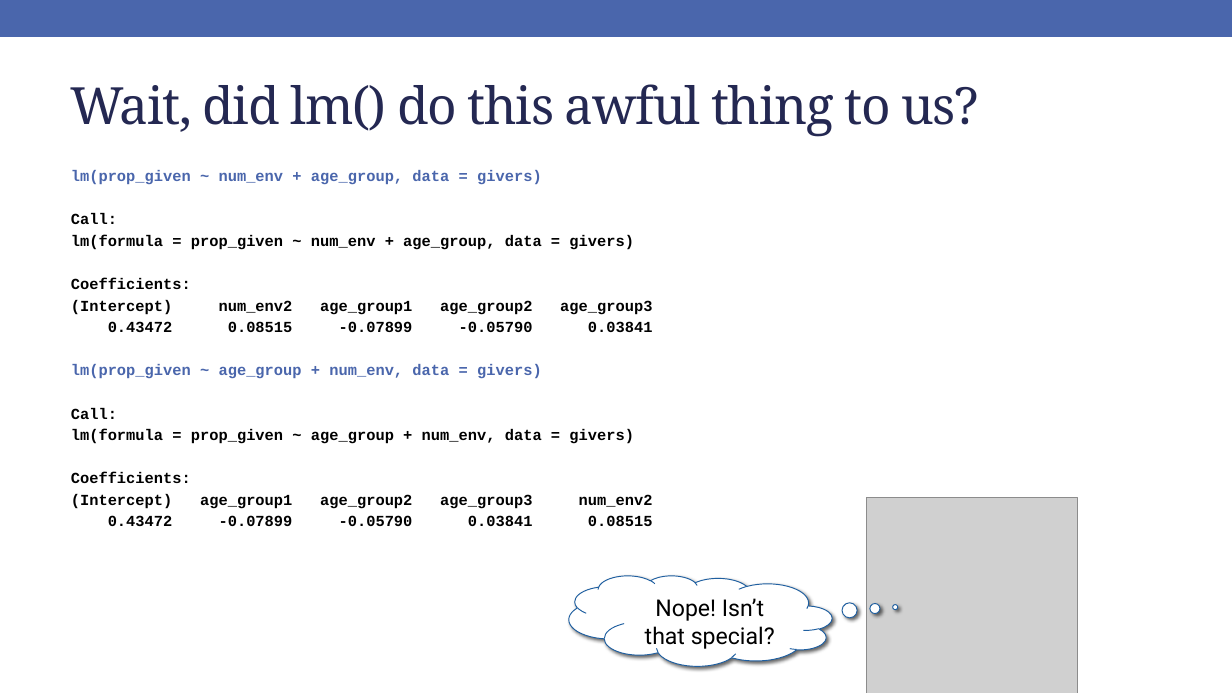
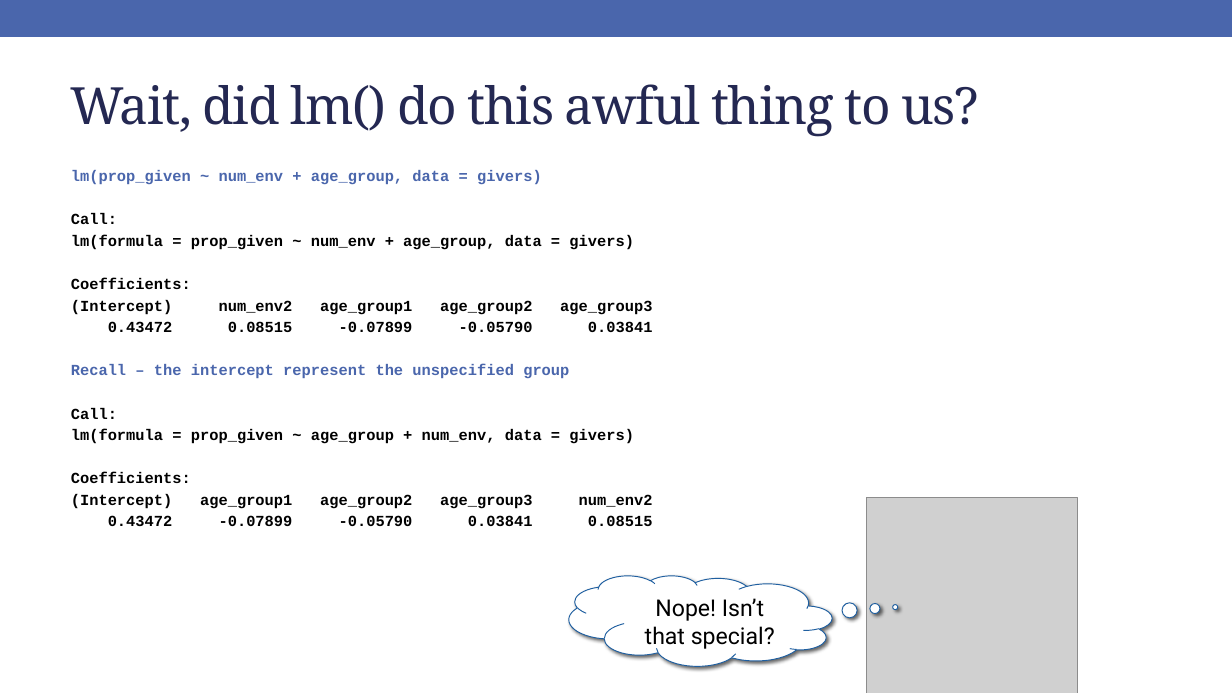
Before and after one commit to rebeccal/ohsu-math630, a slide deck: slide 14 of slides/cm054.pptx. Drawn at 1232x693 pixels with LibreOffice and Linux fonts; fonts in the diff are those of the drawing; grey boxes stand for pictures. Boxes give left, top, right and bottom in pixels: in the first picture for what was removed or moved away, otherwise in the second. Text is boxed around its words. In the diff, an @@ line names an element or a change of style, - is before the commit and + after.

```diff
--- a/slides/cm054.pptx
+++ b/slides/cm054.pptx
@@ text at bbox=[71, 364, 569, 378]: text changed @@
-lm(prop_given ~ age_group + num_env, data = givers)
+Recall – the intercept represent the unspecified group
```
Also in this commit, not shown: 37 other files.
